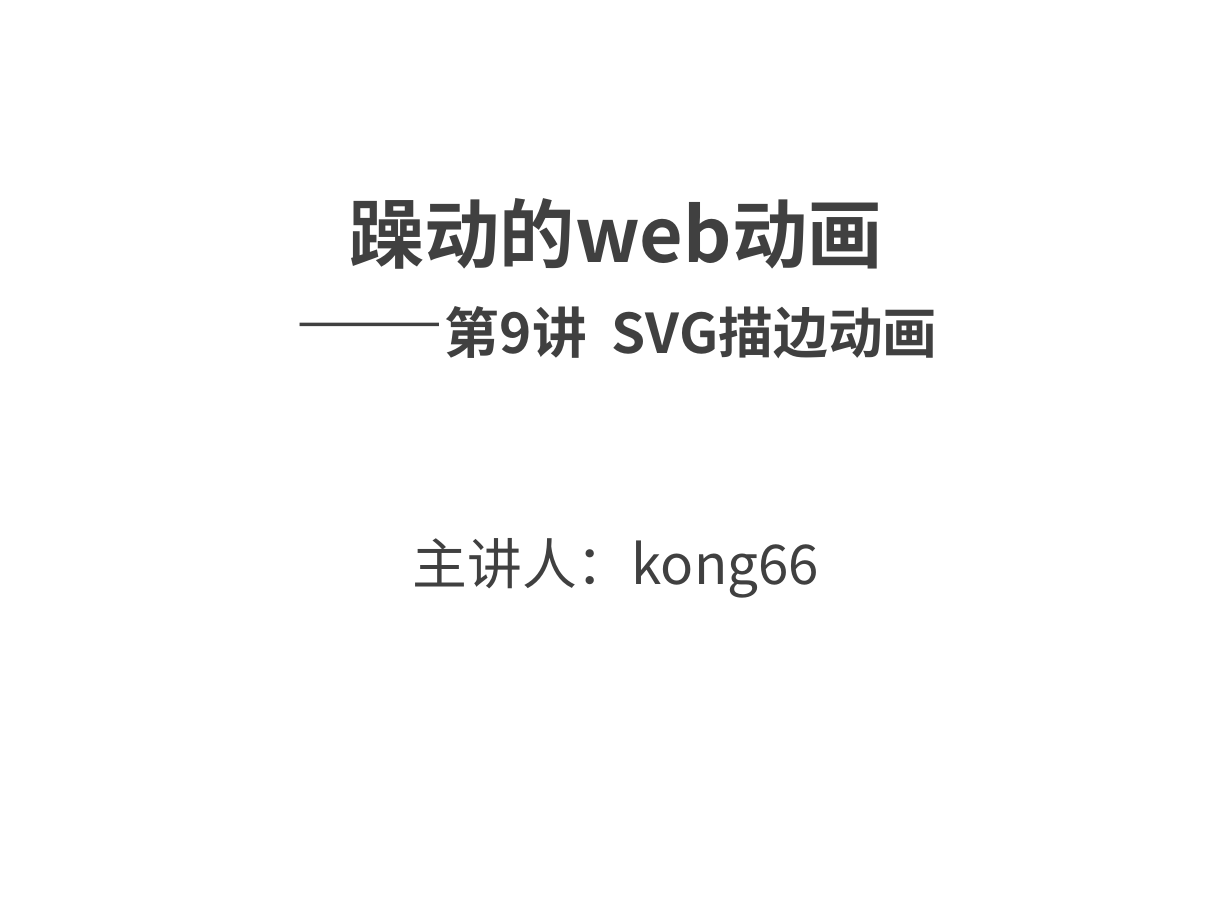
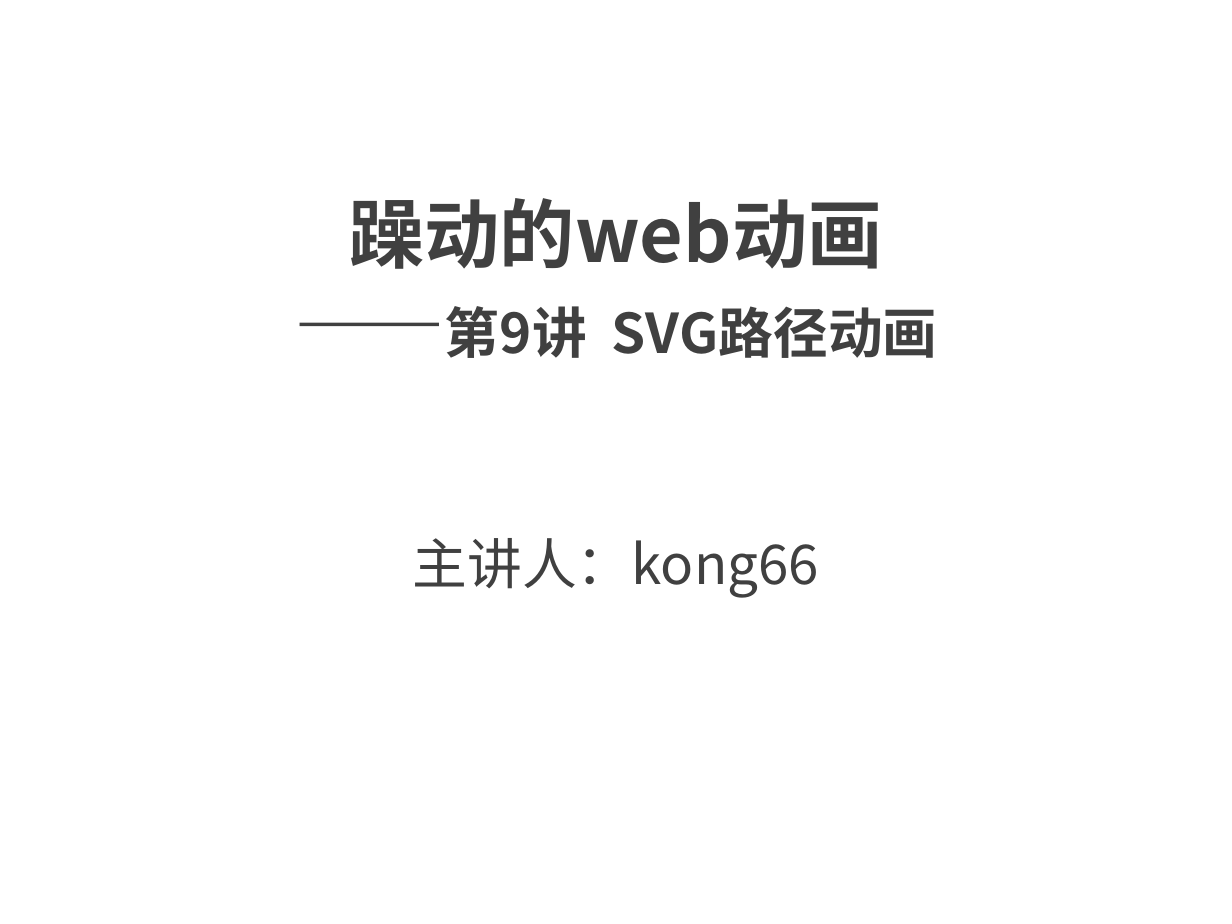
Before and after one commit to kong66/webAni, a slide deck: slide 1 of 9-svg-path-ani/svg-stroke-ani.pptx. Drawn at 1232x924 pixels with LibreOffice and Linux fonts; fonts in the diff are those of the drawing. Boxes give left, top, right and bottom in pixels: in the first picture for what was removed or moved away, otherwise in the second. Text is boxed around its words. In the diff, an @@ line names an element or a change of style, - is before the commit and + after.

```diff
--- a/9-svg-path-ani/svg-stroke-ani.pptx
+++ b/9-svg-path-ani/svg-stroke-ani.pptx
@@ title at box(349, 198, 938, 358): text changed @@
-躁动的web动画
-——第9讲 SVG描边动画
+躁动的web动画
+——第9讲 SVG路径动画
```
Also in this commit, not shown: 2 other slides changed, 9 slides added, 20 slides removed, 5 other files.
